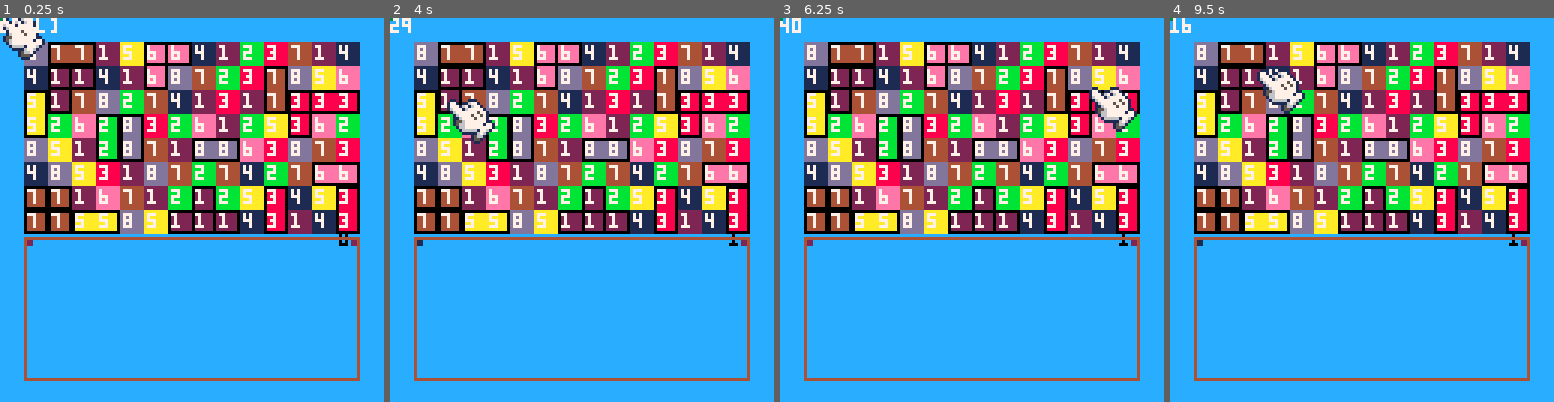
Above: before the commit, frames 1-4 (left to right).
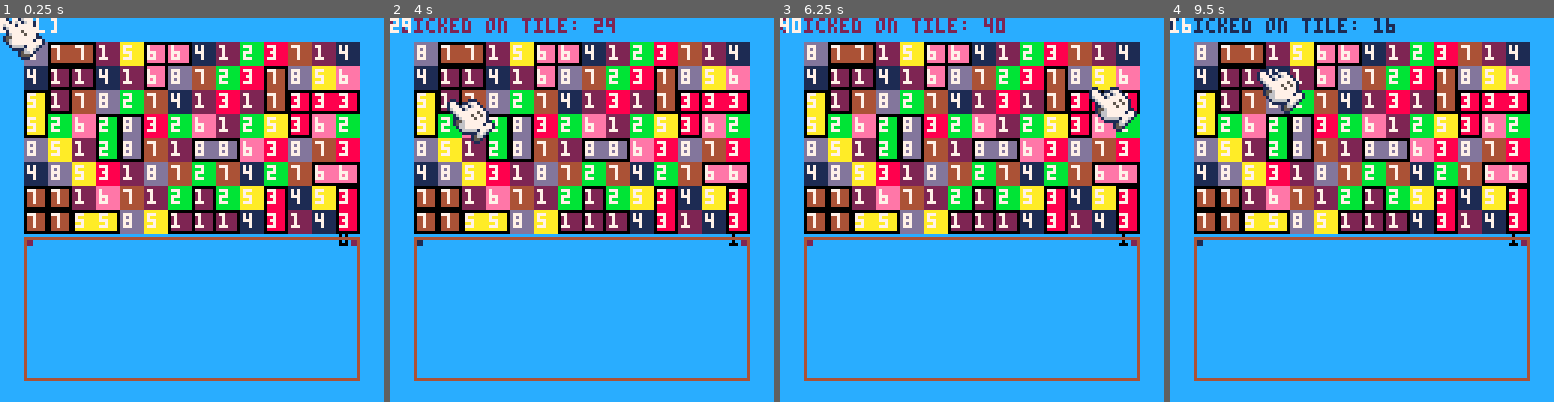
Above: after the commit, the same moments.

Repository: PxPerfectMike/match4
Game: PICO-8 cartridge match4.p8
Same seed, same stepped clock (60 frames per second), same inputs: the game is played once before the commit and once after it.
Inputs (mouse positions are in pixels of both pictures, inside the frame that each line leads up to):
- Up to frame 1 (0.25 s): no input
- Up to frame 2 (4 s): click (670, 121) at 0.67 s; click (436, 267) at 1.22 s; click (497, 114) at 1.77 s; click (562, 259) at 2.32 s; click (624, 106) at 2.87 s; click (685, 256) at 3.42 s; click (451, 102) at 3.97 s
- Up to frame 3 (6.25 s): click (902, 248) at 4.52 s; click (964, 94) at 5.07 s; click (1029, 244) at 5.62 s; click (1091, 90) at 6.17 s
- Up to frame 4 (9.5 s): click (1246, 236) at 6.72 s; click (1308, 83) at 7.27 s; click (1369, 229) at 7.82 s; click (1434, 79) at 8.37 s; click (1496, 225) at 8.92 s; click (1258, 71) at 9.47 s

The runs differ from the first frame. In frame 1, less than 0.1% of the frame differs, in the area x 0-1%, y 0-1%; in frame 2, 0.8%, in the area x 0-59%, y 0-4%; in frame 3, 0.8%; in frame 4, 0.8%.

Commit message:
refactor and stuff

Diff:
--- a/match4.p8
+++ b/match4.p8
@@ -6,28 +6,12 @@
 -- game engine
 tile_types = 8
 grid = {}
--- grid info
-sz = {
-    x_buff = 8,
-    y_buff = 8,
-    x_len = 14,
-    y_len = 8
-}
-
--- sprite info
-sp = {
-    { x = 8, y = 0 },
-    { x = 16, y = 0 },
-    { x = 24, y = 0 },
-    { x = 32, y = 0 },
-    { x = 40, y = 0 },
-    { x = 48, y = 0 },
-    { x = 56, y = 0 },
-    { x = 64, y = 0 },
-    dim = 8,
-    screen_dim = 8
-}
+
 function _init()
+    -- grid info
+    size_of_grid()
+    -- sprite data
+    manage_sprite_data()
     -- enable mouse and buttons
     poke(0x5f2d, 0x1, 0x2)
     -- initialize grid
@@ -35,38 +19,66 @@
 end
 
 function _update()
-    local clicked_tile = get_clicked_tile()
-    if clicked_tile ~= nil then
-        -- handle the click event, e.g., remove the tile
-        print("clicked on tile: " .. clicked_tile)
-    end
+    clicked_tile = get_clicked_tile()
 end
 
 function _draw()
     cls(12)
+    print_clicked_tile()
     draw_grid()
     check_grid()
-
-    --draw cursor
+    draw_cursor()
+
+    -- print if mouse is clicked
+    print(stat(34))
+    print(get_clicked_tile(), 0, 0, 7)
+    draw_ui()
+end
+
+-------- end page 0 --------
+-->8
+---------- page 1 ----------
+-- helper functions
+-- grid info
+function size_of_grid()
+    sz = {
+        x_buff = 8,
+        y_buff = 8,
+        x_len = 14,
+        y_len = 8
+    }
+end
+
+function draw_cursor()
     if stat(34) == 1 then
         spr(16, stat(32) - 1, stat(33) - 1, 2, 2)
     else
         spr(18, stat(32) - 1, stat(33) - 1, 2, 2)
     end
-    print(stat(34))
-    print(get_clicked_tile(), 0, 0, 7)
-
-    --put pset in a loop for slow
-    --blinking in the menu
-    pset(0, 0, 3)
-
-    draw_ui()
-end
-
--------- end page 0 --------
--->8
----------- page 1 ----------
--- helper functions
+end
+
+function manage_sprite_data()
+    -- sprite data
+    sp = {
+        { x = 8, y = 0 },
+        { x = 16, y = 0 },
+        { x = 24, y = 0 },
+        { x = 32, y = 0 },
+        { x = 40, y = 0 },
+        { x = 48, y = 0 },
+        { x = 56, y = 0 },
+        { x = 64, y = 0 },
+        dim = 8,
+        screen_dim = 8
+    }
+end
+
+function print_clicked_tile()
+    if clicked_tile ~= nil then
+        -- handle the click event, e.g., remove the tile
+        print("clicked on tile: " .. clicked_tile)
+    end
+end
 
 function get_clicked_tile()
     local mouse_x = stat(32)
